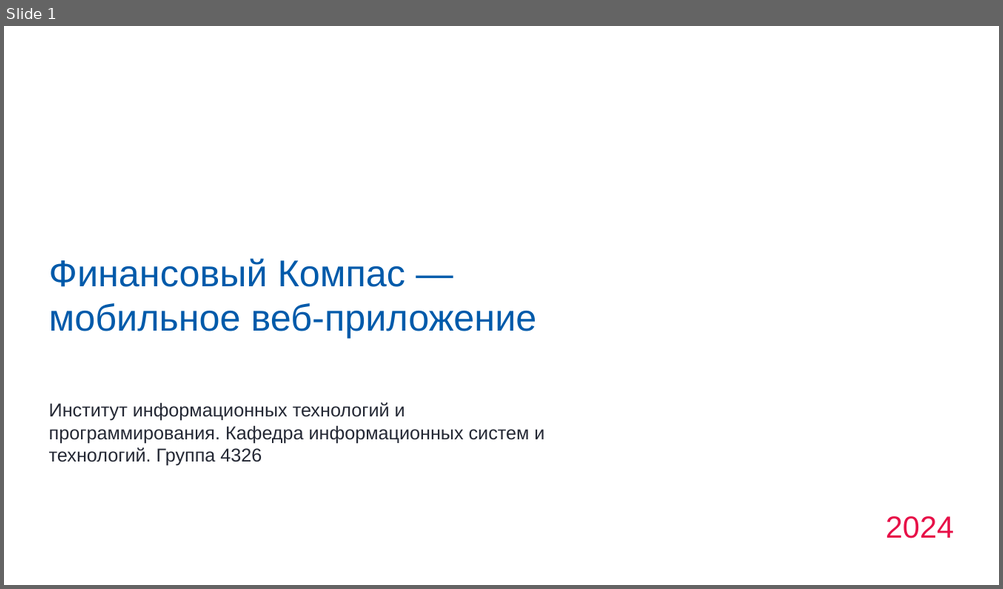
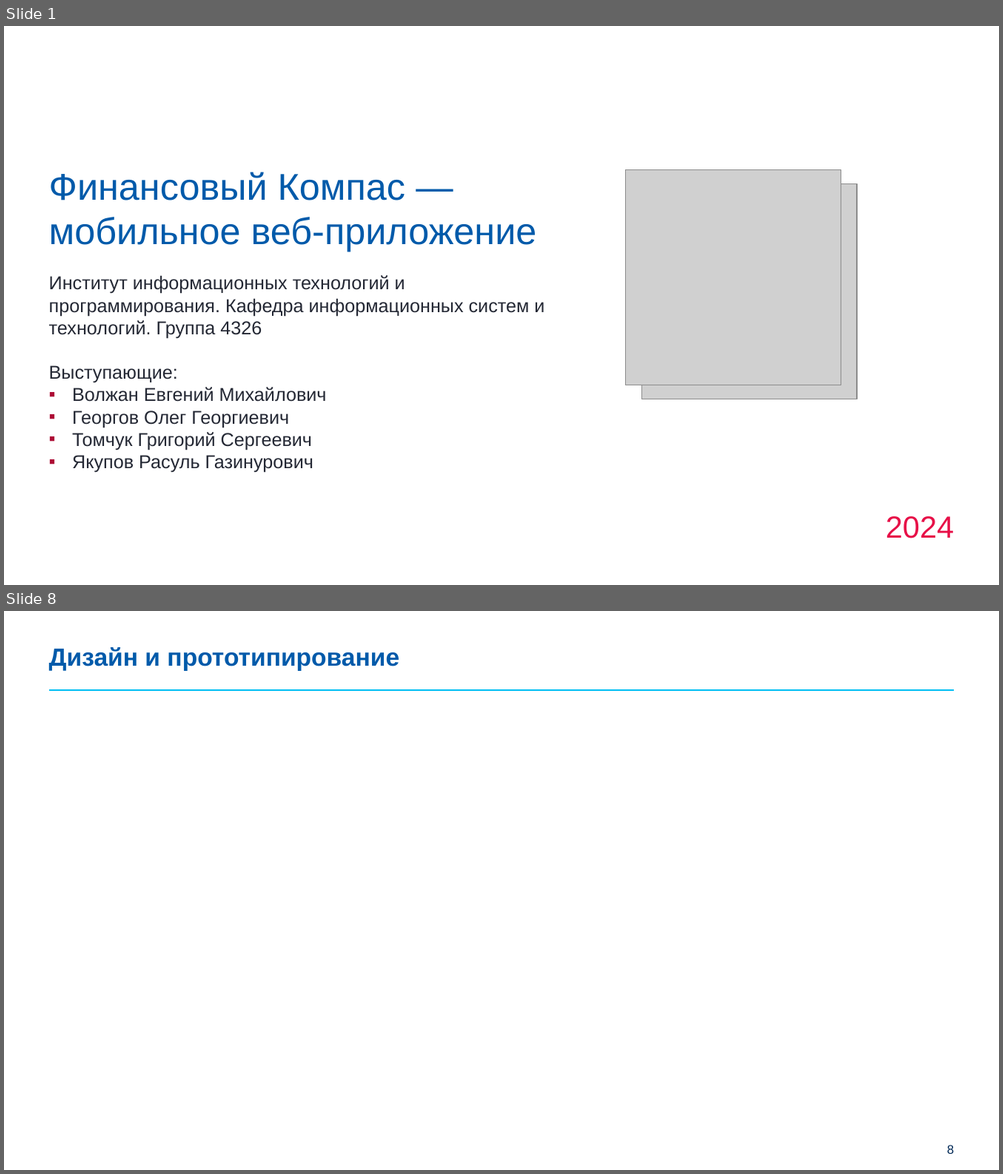
Before and after one commit to grigorijtomczuk/suai, a slide deck: opd/фин-компас-презентация.pptx. Shown one above the other, each under a label of ours: slide 1 before the commit, slides 1 and 8 after it; the slides between them are not shown. The pictures are 1003x589 and 1003x1174 pixels, drawn with LibreOffice and Linux fonts; fonts in the diff are those of the drawing; grey boxes stand for pictures; background and template pictures are left out. Boxes give left, top, right and bottom in pixels: in the first picture for what was removed or moved away, otherwise in the second. Text is boxed around its words. In the diff, an @@ line names an element or a change of style, - is before the commit and + after.

```diff
--- a/opd/фин-компас-презентация.pptx
+++ b/opd/фин-компас-презентация.pptx
@@ slide 8 added at [4,611,999,1170], background #FFFFFF @@
@@ title added at [49,647,399,671], 24 pt, text #005AAA, bold @@
+Дизайн и прототипирование
@@ line added from (48, 690) to (954, 690), #00BEF3 1.25 pt @@
@@ page number added at [947,1145,953,1154], 12 pt, text #002856 @@
+8
@@ slide 1 changed as well @@
@@ title "Финансовый Компас — мобильное веб-приложение": place and size @@
-title "Финансовый Компас — мобильное веб-приложение" at [49,258,537,338]
+title "Финансовый Компас — мобильное веб-приложение" at [49,172,537,252]
@@ picture added at [626,170,841,386] @@
@@ picture added at [641,184,856,399] @@
@@ text "Институт информационных технологий и программирования. ...": place and size @@
-text "Институт информационных технологий и программирования. ..." at [49,403,544,466]
+text "Институт информационных технологий и программирования. ..." at [49,275,544,339]
@@ text added at [49,366,327,473], 18 pt, text #242834 @@
+Выступающие:
+▪ Волжан Евгений Михайлович
+▪ Георгов Олег Георгиевич
+▪ Томчук Григорий Сергеевич
+▪ Якупов Расуль Газинурович
```
Also in this commit, not shown: 14 other slides added, 16 other files.
